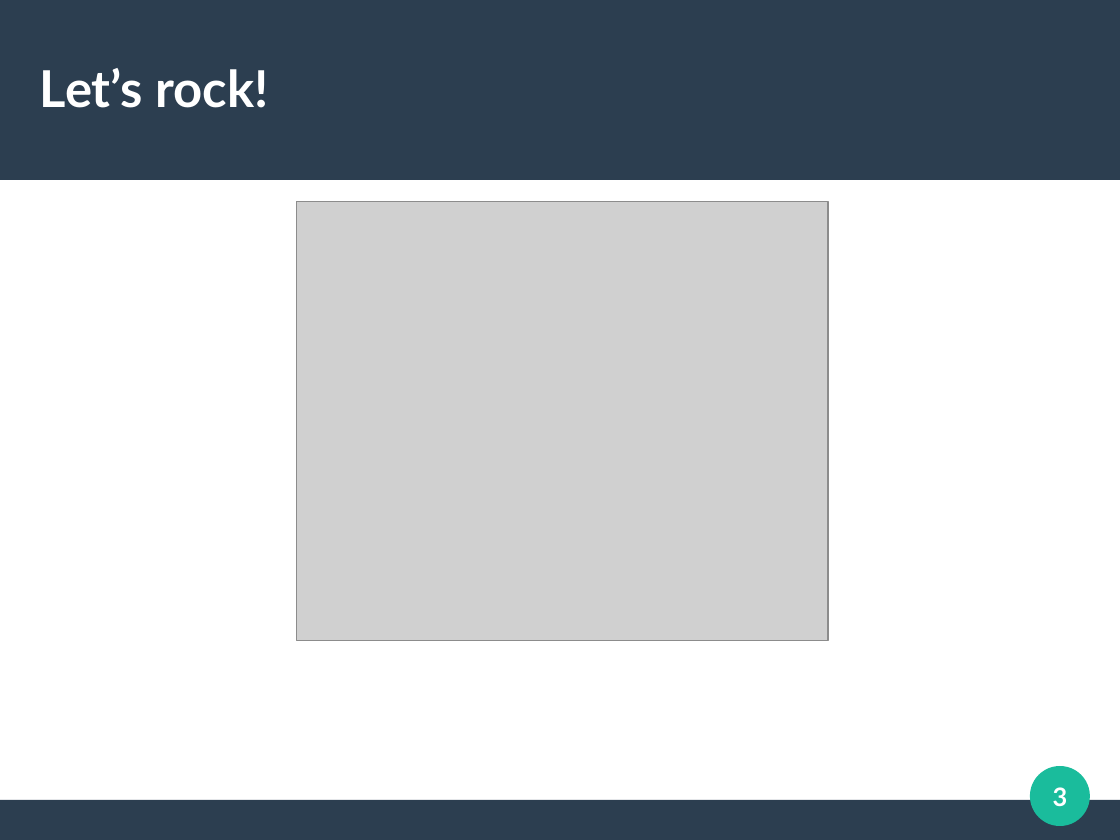
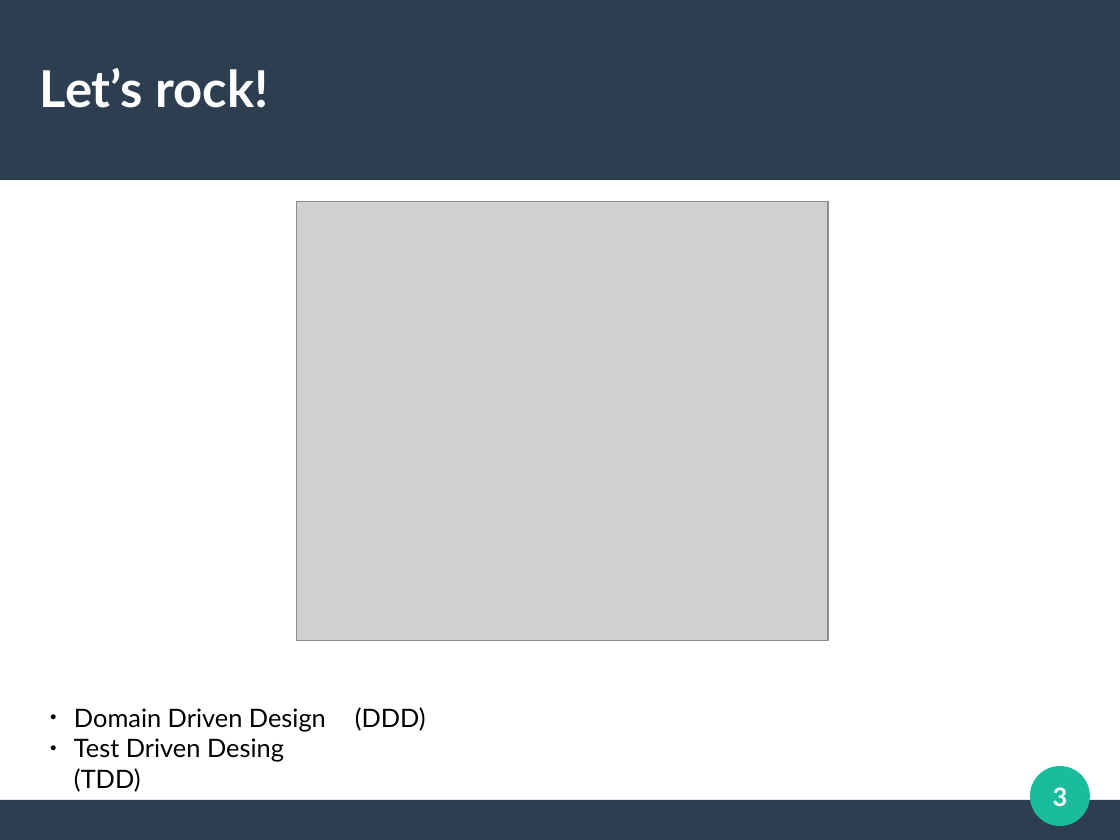
Before and after one commit to MLFedeB/charla_banode_poo, a slide deck: slide 3 of docs/ppt.odp. Drawn at 1120x840 pixels with LibreOffice and Linux fonts; fonts in the diff are those of the drawing; grey boxes stand for pictures. Boxes give left, top, right and bottom in pixels: in the first picture for what was removed or moved away, otherwise in the second. Text is boxed around its words. In the diff, an @@ line names an element or a change of style, - is before the commit and + after.

```diff
--- a/docs/ppt.odp
+++ b/docs/ppt.odp
@@ text added at (74,708,326,792), 18 pt, text #000000 @@
+● Domain Driven Design (DDD)
+● Test Driven Desing (TDD)
```
Also in this commit, not shown: 1 other slide changed, 3 slides added, 2 other files.
